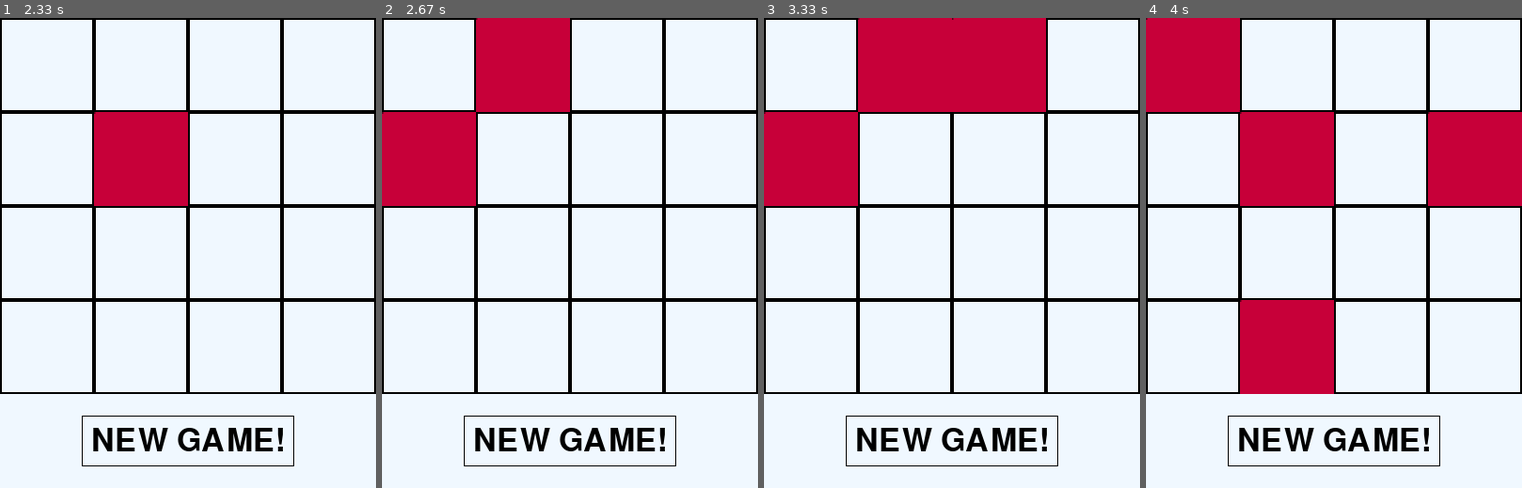
Above: before the commit, frames 1-4 (left to right).
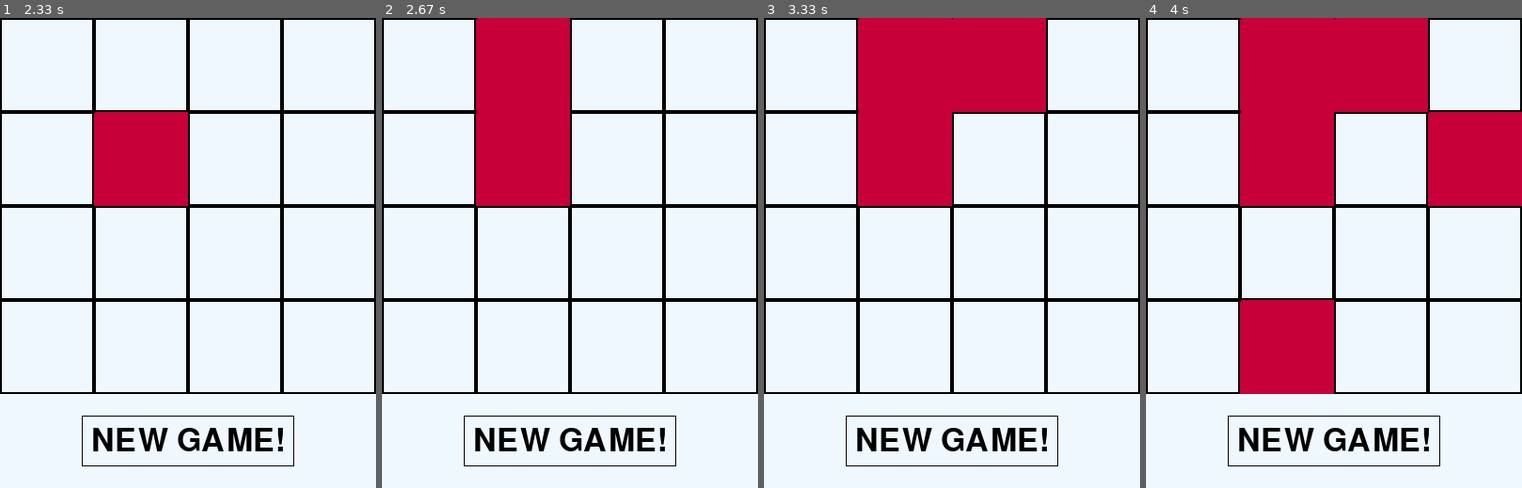
Above: after the commit, the same moments.

Repository: Good-piraT/pygame
Game: pygame game, started from main.py
The game is run twice, just before and just after one commit, with the same random seed, the same clock (stepped at 60 frames per second) and the same inputs.
Inputs:
- Up to frame 1 (2.33 s): click "NEW GAME!" at 0.38 s; tap Enter at 0.67 s; hold Up 1.5-1.97 s
- Up to frame 2 (2.67 s): hold Left from 2.5 s (still down)
- Up to frame 3 (3.33 s): release Left at 3.03 s; hold Down from 3.07 s (still down)
- Up to frame 4 (4 s): release Down at 3.37 s; hold Left 3.4-3.8 s; hold Up from 3.83 s (still down)

Frame 1 is identical in both runs. In frame 2, 10% of the frame differs, in the area x 0-50%, y 19-40%; in frame 3, 10%; in frame 4, 15%, in the area x 0-75%, y 0-20%.

Commit message:
NEW MOVEMENT APPEARS

Diff:
--- a/main.py
+++ b/main.py
@@ -43,13 +43,16 @@
 
           if elem == 1:
             color = pygame.Color(199, 0, 57)
-            text_mass = self.texting(1, (self.left + self.cell_size * x, self.top + self.cell_size * y))
+            text_mass = self.texting(1, (self.left + self.cell_size * x,
+                                         self.top + self.cell_size * y))
           elif elem == 2:
             color = pygame.Color(255, 87, 51)
-            text_mass = self.texting(2, (self.left + self.cell_size * x, self.top + self.cell_size * y))
+            text_mass = self.texting(2, (self.left + self.cell_size * x,
+                                         self.top + self.cell_size * y))
           else:
             color = 'magenta'
-            text_mass = self.texting(1134, (self.left + self.cell_size * x, self.top + self.cell_size * y))
+            text_mass = self.texting(1134, (self.left + self.cell_size * x,
+                                            self.top + self.cell_size * y))
           pygame.draw.rect(
               screen, color,
               (self.left + self.cell_size * x, self.top + self.cell_size * y,
@@ -96,37 +99,32 @@
   def move(self,
            direction):  #делает ход, двигая клетки в указанном направлении
     #считать кол-во клеток прохода
-    if direction == 'left' :
-      for i in range(4):
-        for q in range(4):
-          elem = self.board[i][q]
-          row = self.board[i]
-          if elem > 0:
-            zero_nums, ind = zero_count(row)
-            if zero_nums > 0:
-              left_zero = min(ind)
-              self.change_board[i][left_zero] = elem
-      self.board = self.change_board
-      self.change_board = [[0] * self.width for _ in range(self.height)]
+    break_rule = False
     if direction == 'right':
       for i in range(4):
-        for q in range(4):
+        for q in range(4, 0, -1):
+          row = self.board[i]
           elem = self.board[i][q]
-          row = self.board[i]
           if elem > 0:
-            zero_nums, ind = zero_count(row)
-            if zero_nums > 0:
-              right_zero = max(ind)
-              self.change_board[i][right_zero] = elem
-      print(self.change_board)
-      self.board = self.change_board
-      self.change_board = [[0] * self.width for _ in range(self.height)]
+            pass
+          else:
+            break
+            break_rule = True
+        if break_rule == True:
+          break
+    elif direction == 'left':
+      pass
+    elif direction == 'up':
+      pass
+    else:  #down
+      pass
     self.ones()
     print('ТАБЛИЦА:')
     for row in self.board:
       print(row)
 
-  def ones(self, total=False):  #добавляет еще одну единицу на доску в путом месте
+  def ones(self,
+           total=False):  #добавляет еще одну единицу на доску в путом месте
     br = False
     for row in range(4):
       x = randint(0, 1)
@@ -134,7 +132,7 @@
         for elem in range(4):
           num_zeros, index = zero_count(
               self.board[row])  #количество нулей, тх индексы
-          q = randint(0, num_zeros)if total else randint(0, num_zeros - 1)
+          q = randint(0, num_zeros) if total else randint(0, num_zeros - 1)
           self.board[row][index[q]] = 1
           br = True
           break
